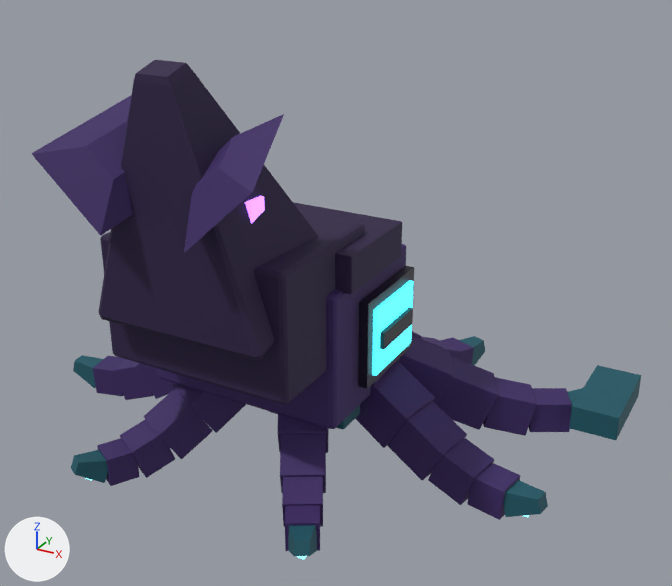
One commit to the glTF model public/models/pets/kraken.glb: the scene before it, then after it.
Both versions are drawn from a camera (50 mm lens) standing at (1.061, -1.641, 1.286) and looking at (0.093, 0.119, 0.406). Every picture has the same lights, and +X, +Y and +Z are marked at lower left. The older version comes first. Where no turn or scale is listed for an object, it has been applied to the vertices. Vertices at exactly the same position are counted once.

The first picture shows 'arm.L', 'body', 'ear.L', 'ear.R', 'fin.L', 'fin.tail', 'head', 'tail'.
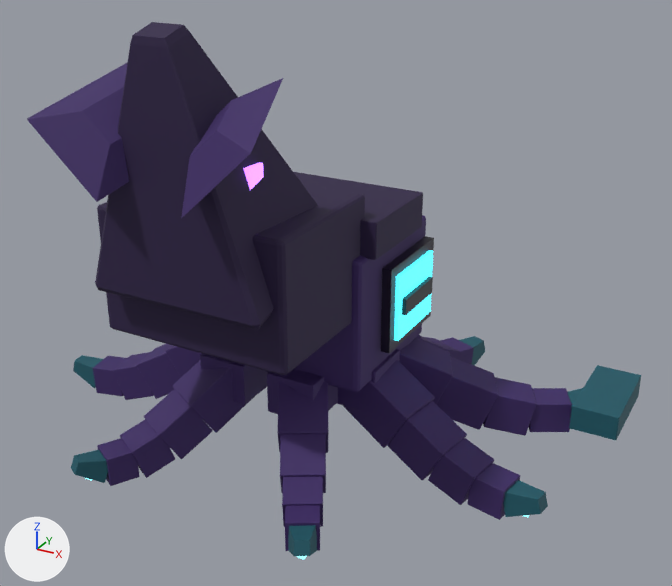
The newer file is also rescaled (x0.939) as a whole; pictures and numbers use the older file's frame.

Where the change shows, as pixel boxes [x1, y1, x2, y2] in the pictures (672 x 586 px):
'body', moved: before [32, 60, 364, 404]; after [27, 22, 365, 375]
'head', moved: before [157, 202, 414, 429]; after [294, 172, 434, 392]

The change in detail:
me_body is used by ob_body; location (0.0, -0.147, 0.467).
me_body had 176 vertices, 312 faces and spanned x -0.244..0.244, y -0.29..0.166, z -0.111..0.533.
me_body now has 176 vertices, 312 faces and spans x -0.244..0.244, y -0.29..0.166, z -0.046..0.597.
me_body part 1: the whole mesh is moved by (0.0, 0.0, 0.065).
me_head is used by ob_head; location (0.0, -0.046, 0.357).
me_head had 314 vertices, 588 faces and spanned x -0.286..0.286, y -0.109..0.242, z -0.251..0.254.
me_head now has 314 vertices, 588 faces and spans x -0.286..0.286, y 0.0..0.35, z -0.215..0.29.
me_head part 2: the whole mesh is moved by (0.0, 0.109, 0.037).
